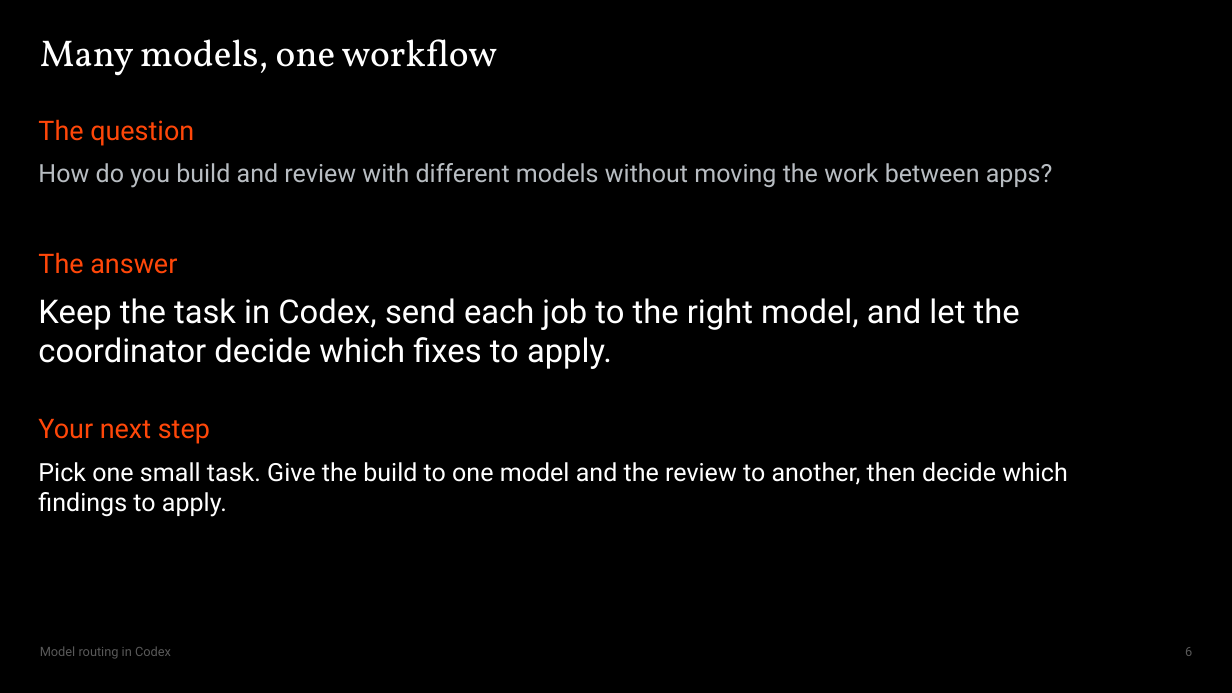
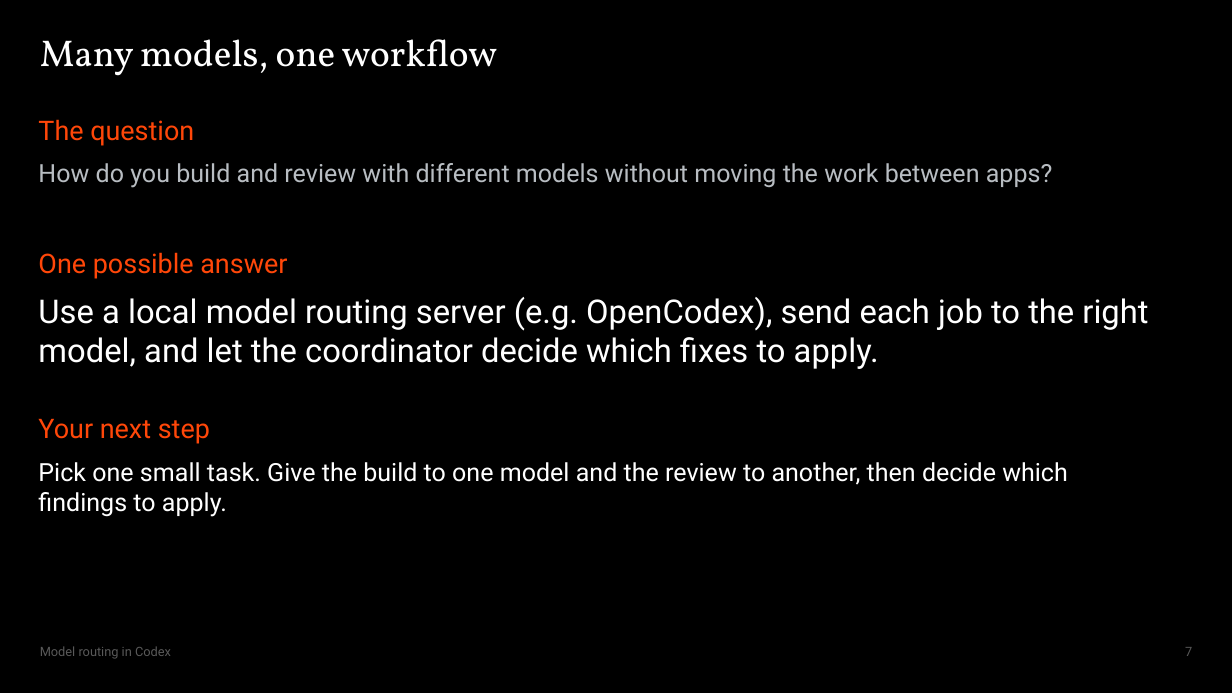
Before and after one commit to Max-FM/RDP-Train-the-Trainer-Workshop-2026, a slide deck: slide 7 of presentation/model-routing.pptx (slide 6 before the commit). Drawn at 1232x693 pixels with LibreOffice and Linux fonts; fonts in the diff are those of the drawing. Boxes give left, top, right and bottom in pixels: in the first picture for what was removed or moved away, otherwise in the second. Text is boxed around its words. In the diff, an @@ line names an element or a change of style, - is before the commit and + after.

```diff
--- a/presentation/model-routing.pptx
+++ b/presentation/model-routing.pptx
@@ text at bbox=[38, 252, 287, 279]: text changed @@
-The answer
+One possible answer
@@ text at bbox=[38, 297, 1148, 369]: text changed @@
-Keep the task in Codex, send each job to the right model, and let the coordinator decide which fixes to apply.
+Use a local model routing server (e.g. OpenCodex), send each job to the right model, and let the coordinator decide which fixes to apply.
@@ page number at bbox=[1185, 647, 1192, 656]: text changed @@
-6
+7
```
Also in this commit, not shown: 4 other slides changed, 10 other files.
